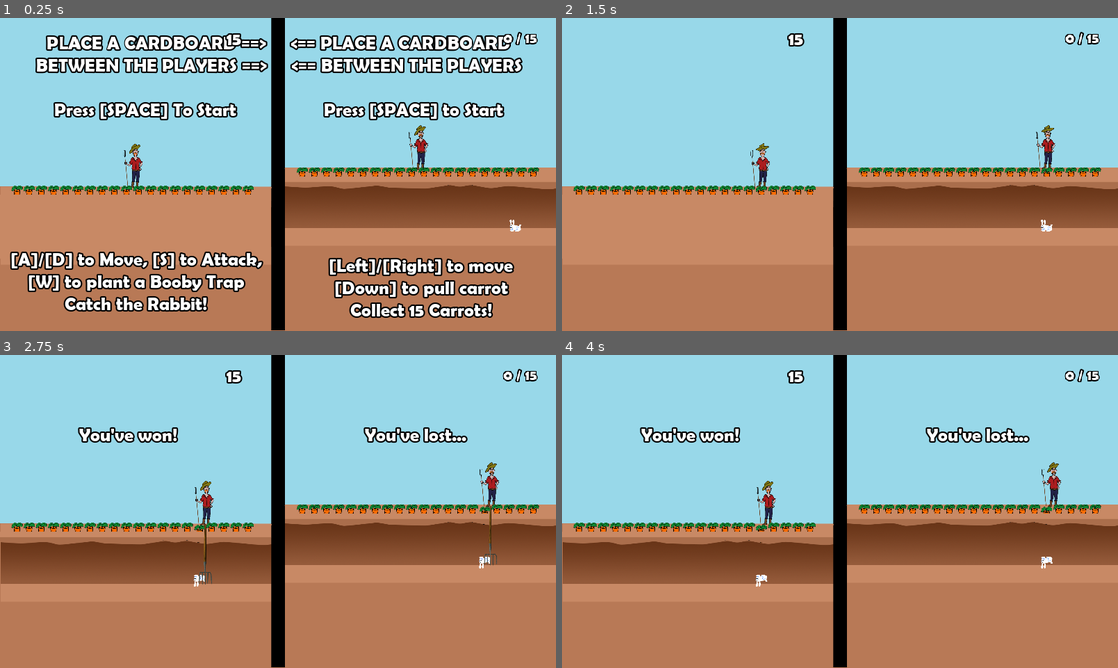
Above: before the commit, frames 1-4 (two rows, left to right).
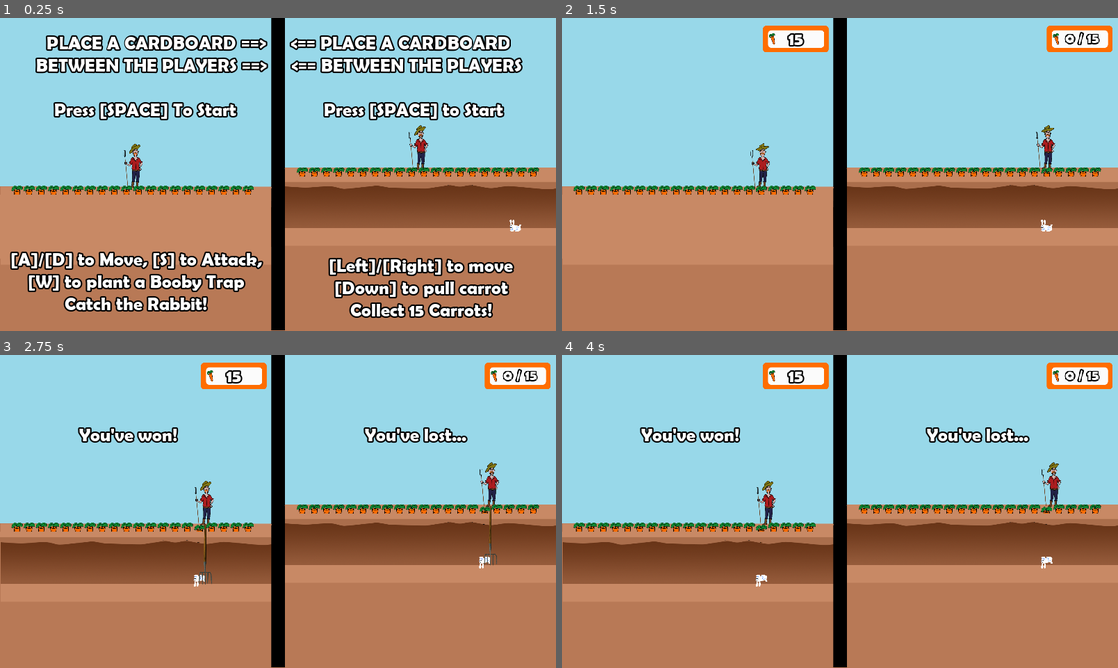
Above: after the commit, the same moments.

Repository: Brusi/ggj23
Game: Godot game, scene res://Splash.tscn
The game is run twice, just before and just after one commit, with the same random seed, the same clock (stepped at 60 frames per second) and the same inputs. Sound files missing from this copy of the repository are replaced by a short silence.
Inputs:
- Up to frame 1 (0.25 s): no input
- Up to frame 2 (1.5 s): tap Enter (ui_accept) at 0.5, 0.6, 0.77, 1.07 s; hold D (farmer_right) 0.53-1.28 s; hold Down (rabbit_down) from 1.28 s (still down); tap W (farmer_action_1) at 1.35 s
- Up to frame 3 (2.75 s): tap Enter (ui_accept) at 1.52, 1.55, 1.82, 2.3 s; release Down (rabbit_down) at 2.03 s; hold D (farmer_right) from 2.03 s (still down); tap S (farmer_pitchfork) at 2.1 s
- Up to frame 4 (4 s): tap Enter (ui_accept) at 2.85, 3.02, 3.32, 3.5, 3.77, 3.8 s; release D (farmer_right) at 3.53 s; hold A (farmer_left) from 3.53 s (still down); tap W (farmer_action_1) at 3.6 s

The runs differ from the first frame. In frame 1, 0.2% of the frame differs, in the area x 40-97%, y 4-10%; in frame 2, 1.7%, in the area x 36-99%, y 2-11%; in frame 3, 1.7%; in frame 4, 1.7%.

Commit message:
After merge fixes

Diff:
--- a/project/Game.tscn
+++ b/project/Game.tscn
@@ -10,10 +10,10 @@
 [ext_resource path="res://ScreenSplitter.gd" type="Script" id=8]
 [ext_resource path="res://assets/upper_ground.png" type="Texture" id=9]
 [ext_resource path="res://UpperGround.gd" type="Script" id=10]
-[ext_resource path="res://assets/carrot_counter.png" type="Texture" id=12]
-[ext_resource path="res://Theme.tres" type="Theme" id=13]
 [ext_resource path="res://assets/sound/music_intro.ogg" type="AudioStream" id=11]
 [ext_resource path="res://assets/sound/music_loop.ogg" type="AudioStream" id=12]
+[ext_resource path="res://Theme.tres" type="Theme" id=13]
+[ext_resource path="res://assets/carrot_counter.png" type="Texture" id=14]
 
 [node name="Game" type="Node2D" groups=["game"]]
 script = ExtResource( 6 )
@@ -138,7 +138,7 @@
 margin_right = 1192.0
 margin_bottom = 264.0
 rect_scale = Vector2( 0.5, 0.5 )
-texture = ExtResource( 12 )
+texture = ExtResource( 14 )
 
 [node name="counter_board2" type="TextureRect" parent="GUI"]
 margin_left = 1660.0
@@ -146,7 +146,7 @@
 margin_right = 2172.0
 margin_bottom = 264.0
 rect_scale = Vector2( 0.5, 0.5 )
-texture = ExtResource( 12 )
+texture = ExtResource( 14 )
 
 [node name="farmer_counter" type="Label" parent="GUI"]
 margin_left = 781.0
@@ -204,6 +204,7 @@
 margin_bottom = 311.0
 theme = ExtResource( 13 )
 text = "You've lost..."
+
 [node name="MusicLoop" type="AudioStreamPlayer" parent="."]
 pause_mode = 2
 stream = ExtResource( 12 )
--- a/project/Splash.tscn
+++ b/project/Splash.tscn
@@ -47,3 +47,6 @@
 Press [SPACE] To Start                  Press [SPACE] to Start"
 align = 1
 valign = 1
+
+[node name="GUI" parent="." index="9"]
+visible = false
Not shown: 1 places in project/Game.tscn that only renumber resources
